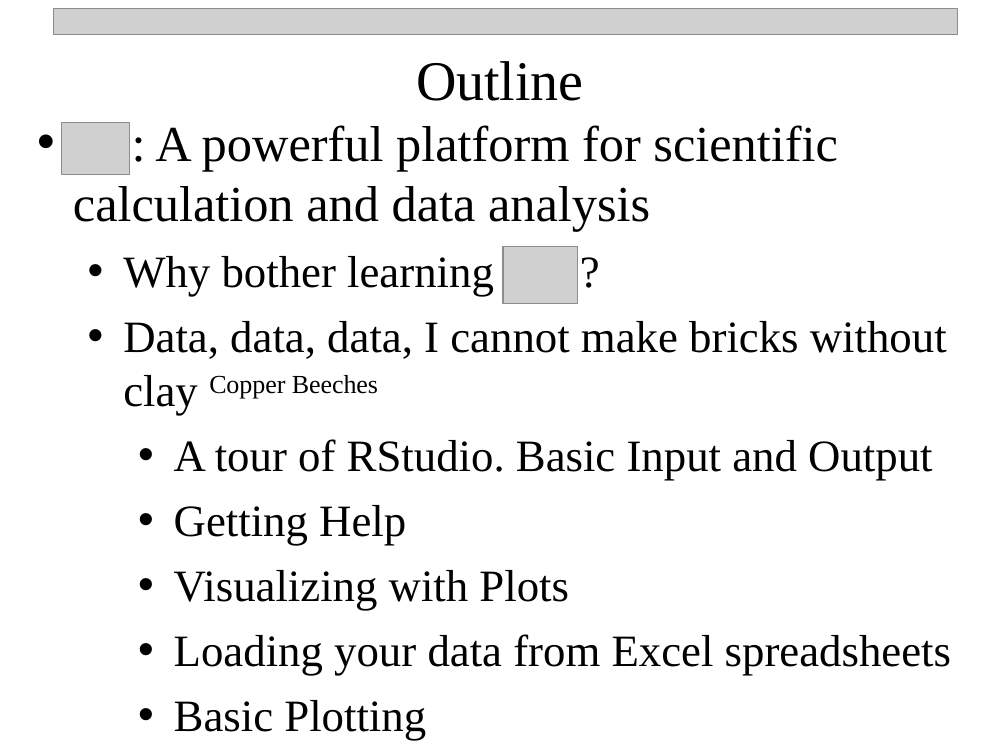
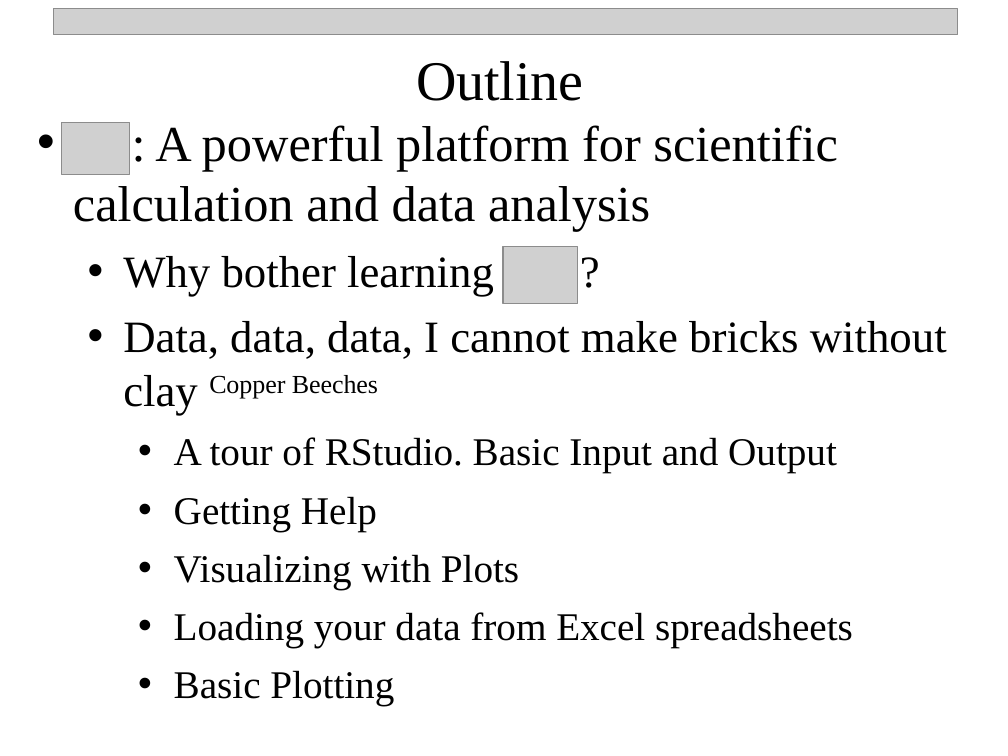
Before and after one commit to npetraco/workshop21, a slide deck: slide 2 of notes/day_1.pptx. Drawn at 1008x756 pixels with LibreOffice and Linux fonts; fonts in the diff are those of the drawing; grey boxes stand for pictures. Boxes give left, top, right and bottom in pixels: in the first picture for what was removed or moved away, otherwise in the second. Text is boxed around its words. In the diff, an @@ line names an element or a change of style, - is before the commit and + after.

```diff
--- a/notes/day_1.pptx
+++ b/notes/day_1.pptx
@@ text at (x1=174, y1=437, x2=853, y2=706): size 32 to 28 pt in "A tour of RStudio. Basic Input and ...", "Getting Help", "Visualizing with Plots", "Loading your data from Excel spreadsheets" and 1 more places @@
```
Also in this commit, not shown: 2 other slides changed, 2 other files.
